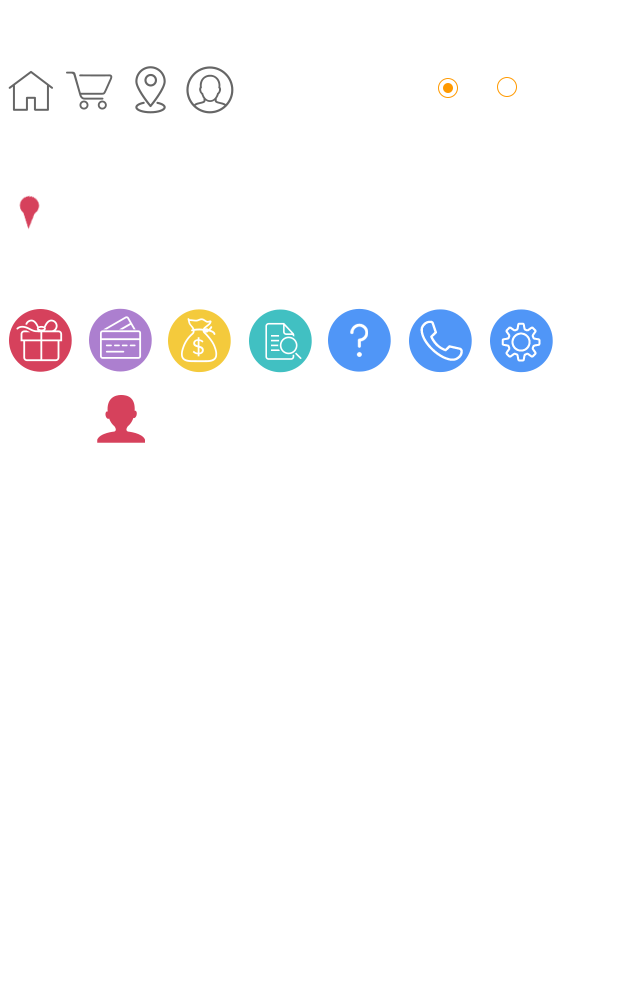
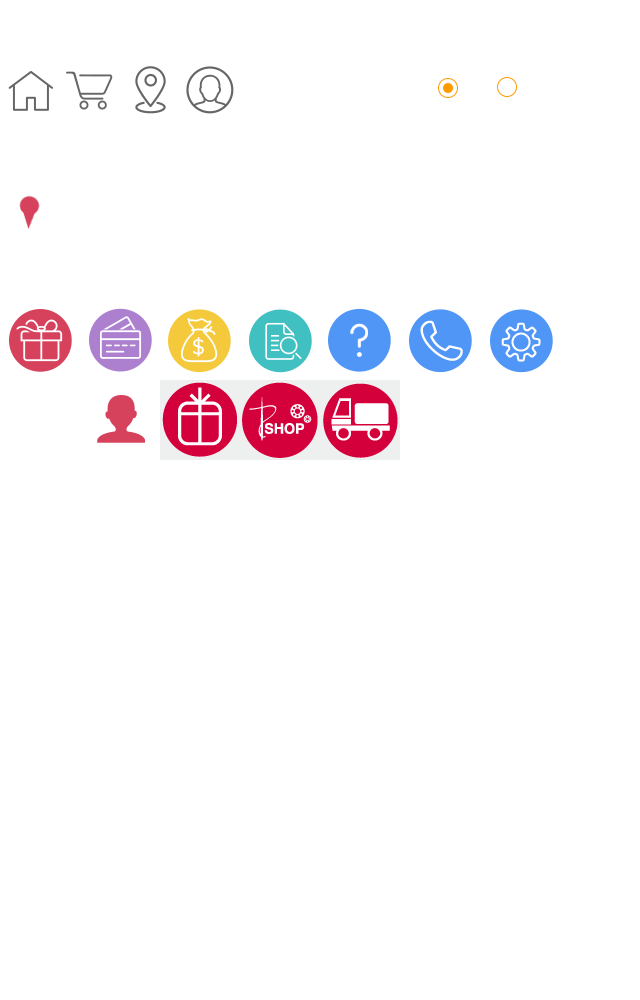
Revision of a layered 640px x 1000px image; what changed, layer by layer:
added layer "图层 13" above "图层 12" over left=160, top=380, right=240, bottom=460
added layer "图层 12" above "图层 11" over left=224, top=380, right=320, bottom=460
added layer "图层 11" above "图层 10" over left=302, top=380, right=400, bottom=460
